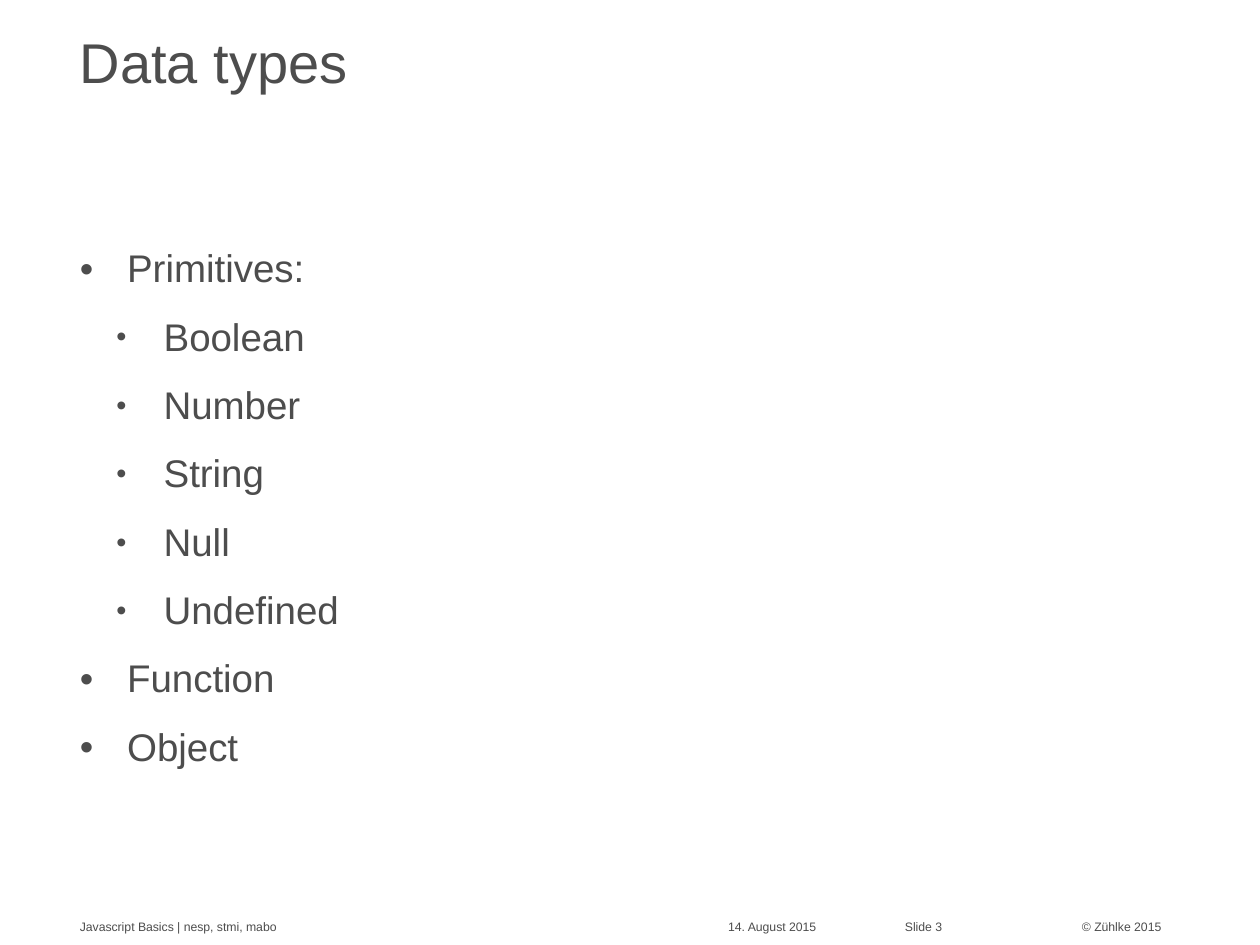
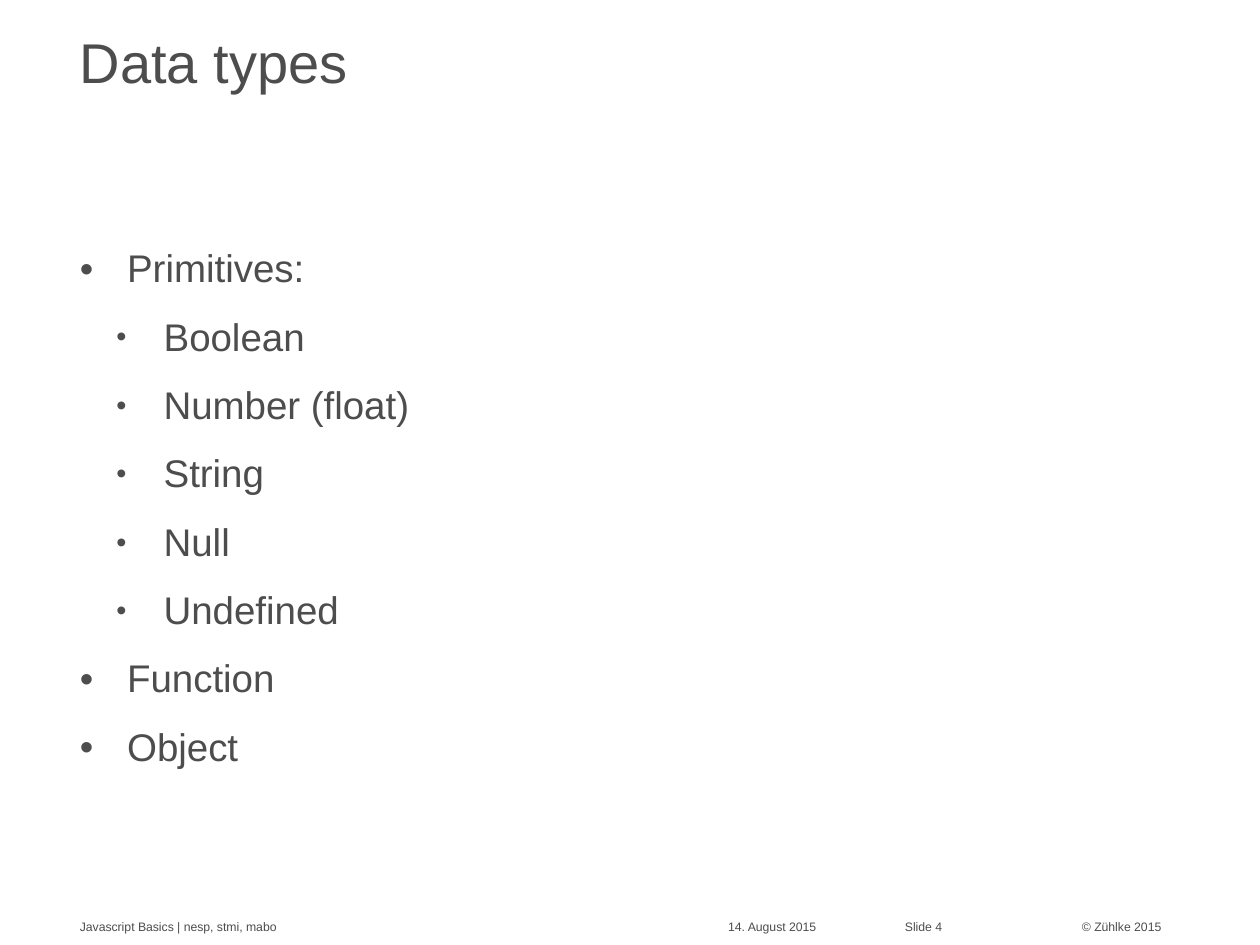
Before and after one commit to Zuehlke/security-onboarding, a slide deck: slide 4 of javascript_basics/Javascript Basics - basics.pptx (slide 3 before the commit). Drawn at 1260x945 pixels with LibreOffice and Linux fonts; fonts in the diff are those of the drawing. Boxes give left, top, right and bottom in pixels: in the first picture for what was removed or moved away, otherwise in the second. Text is boxed around its words. In the diff, an @@ line names an element or a change of style, - is before the commit and + after.

```diff
--- a/javascript_basics/Javascript Basics - basics.pptx
+++ b/javascript_basics/Javascript Basics - basics.pptx
@@ text at (164,391,409,427): text changed @@
-  • Number
+  • Number (float)
@@ page number at (905,922,942,931): text changed @@
-Slide 3
+Slide 4
```
Also in this commit, not shown: 7 other slides changed, 4 slides added.
